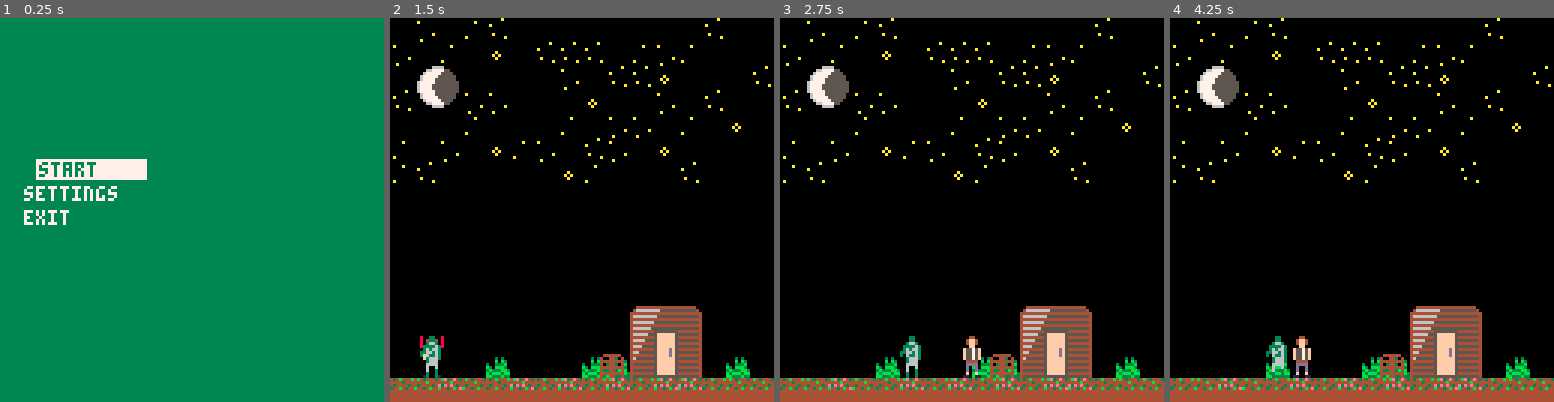
Above: before the commit, frames 1-4 (left to right).
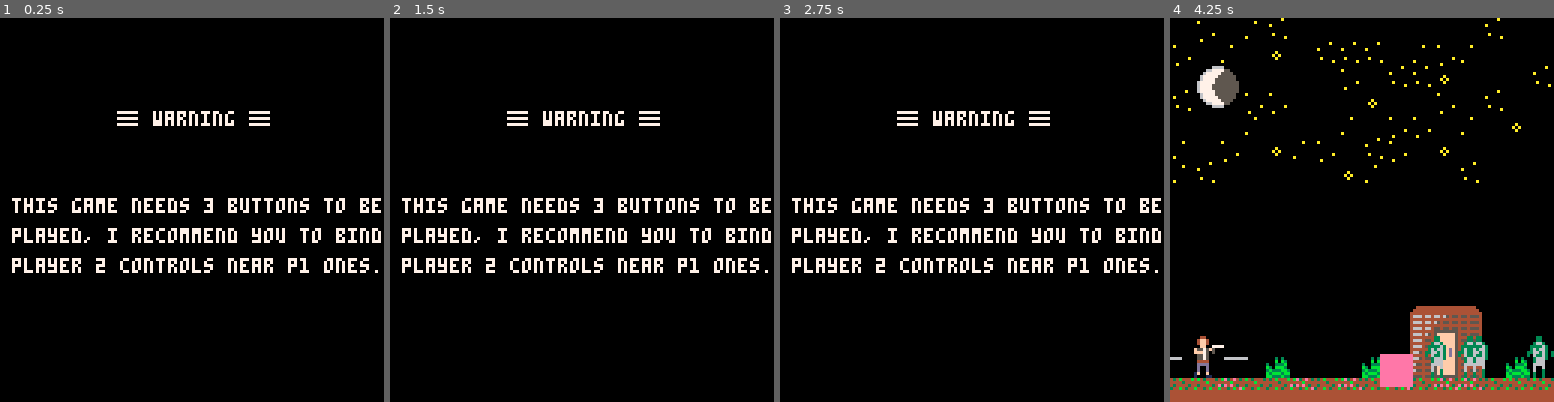
Above: after the commit, the same moments.

Repository: thomasbarrepitous/prototype_twd_pico8
Game: PICO-8 cartridge prototype_game.p8
Two runs of this game, one before a commit and one after it. Both use one fixed random seed, a clock stepped at 60 frames per second and the inputs below.
Inputs:
- Up to frame 1 (0.25 s): no input
- Up to frame 2 (1.5 s): tap X (X key) at 0.33, 1.07 s; tap O (Z key) at 0.7 s
- Up to frame 3 (2.75 s): hold Right 1.6-2.1 s; tap O (Z key) at 1.7, 2.1, 2.5 s; tap X (X key) at 1.85 s; hold Up 2.15-2.42 s; hold Right from 2.47 s (still down)
- Up to frame 4 (4.25 s): tap O (Z key) every 0.4 s from 2.9 to 4.1 s; tap X (X key) at 2.97, 4.08 s; release Right at 3.03 s; hold Left 3.08-3.58 s; hold Down 3.63-3.97 s; hold Right from 4.02 s (still down)

The runs differ from the first frame. In frame 1, 100% of the frame differs, in the area x 0-100%, y 0-100%; in frame 2, 18%; in frame 3, 18%; in frame 4, 3.4%.

Commit message:
Added : - A warning screen when you run the game, - New maps, - Zombies now spawn when you make too much noises, - There is minimum 5 zombies in each map, - YOu can have multiples Obstacles. Bugfixes : - Zombies no longer have a collective HP, ... too tired to continue

Diff:
--- a/prototype_game.p8
+++ b/prototype_game.p8
@@ -5,15 +5,22 @@
 screen_x = 128
 screen_y = 128
 
+-- timer
+last = 0
+now = 0
+
 -- 0 = menu
 -- 1 = game
 -- 2 = game over
+-- 4 = warning
 game_state = 0
 
 -- in game variables
 max_y = 112
 x = 10  y = 112
 gravity = 0.9
+--in order to not spawn too many
+z_number = 0
 
 animation_speed = 3
 shooting_speed = 7
@@ -50,7 +57,7 @@
 return a
 end
 
-function make_zombie(x,y)
+function make_zombie(x,y,speed)
 	local z={}
 	z.x = x
 	z.y = y
@@ -58,8 +65,10 @@
 	z.w = 8
 	z.spr = 33
 	z.accel = 0
-	z.hp = 10
+	z.speed = speed
+	z.hp = 15
 	z.hurt = false
+	z.blocked = false
 
 	add(zombie,z)
 
@@ -67,12 +76,13 @@
 end
 
 function make_obstacle(x,y)
- o={}
+ local o={}
 	o.x = x
 	o.y = y
 	o.w = 10
 	o.h = 10
 	o.spr = 64
+	o.hp = 100
 
 	add(obstacle,o)
 
@@ -146,17 +156,23 @@
   	end
   end
 	 if (btn(0)) then
-   if not player_obstacle_collision(-2.5,0) then
+   if not player_obstacle_collision(-2.5,0) and not (game_map==1 and a.x<5) then
 	  	a.x=a.x-2.5
 	  	a.d_left = true
-	  	a.noise+=5
+	  	if a.noise < 100 then
+	  		a.noise+=3
+	  	end
 	  end
 	 end
 	 if (btn(1)) then
 	  if not player_obstacle_collision(2.5,0) then
 	   a.x=a.x+2.5
 	   a.d_right = true
-	   a.noise+=5
+	   if a.noise < 98 then
+	   	a.noise+=3
+	   else
+	   	a.noise = 100
+	   end
 	  end
 	 end
 	 if (btn(2)) then
@@ -168,18 +184,32 @@
 	 	 	 end
 	 	 	end
 	 	  jump=true
-	 	  a.noise+=15
+	 	  if a.noise<86 then
+	 	 	 a.noise+=15
+	 	  else
+	 	  	a.noise = 100
+	 	  end
 	 	end
 	 end
 
 	 --shoot
 	 if (btn(4)) then
 		if(a.frame%shooting_speed==0) then
+			if a.noise<96 then
+	 	 a.noise+=5
+	 	 else
+	 	 a.noise = 100
+	 	end
 	 	shoot_left()
 		end
 	 end
 	 if(btn(5)) then
 		if(a.frame%shooting_speed==0) then
+			if a.noise<96 then
+	 	 a.noise+=5
+	 	 else
+	 	 a.noise = 100
+	 	end
 	 	shoot_right()
 		end
 	 end
@@ -235,7 +265,6 @@
 	a.hurt = false
 	accel_zombie()
 	for z in all(zombie) do
-		z.hurt = bullet_zombie_collision(0,0)
 		if z.hurt then
 			z.hp-=1
 		end
@@ -244,16 +273,15 @@
 			del(zombie,z)
 		end
 
-		if not zombie_obstacle_collision() then
-			if z.x < a.x then
-				z.x+=z.accel
-			elseif z.x > a.x then
-				z.x-=z.accel
-			elseif player_zombie_collision() then
-				a.hurt = true
-				a.hp-=1
-			end
-		end
+		if z.x < a.x-1 and zombie_obstacle_collision(z.accel*z.speed,0) then
+			z.x+=z.accel*z.speed
+		elseif z.x > a.x+1 and zombie_obstacle_collision(-z.accel*z.speed,0) then
+			z.x-=z.accel*z.speed
+		elseif player_zombie_collision() then
+			a.hurt = true
+			a.hp-=1
+		end
+
 	end
 end
 
@@ -271,10 +299,12 @@
 end
 
 function player_obstacle_collision(dist_x,dist_y)
-	for a_x=a.x,a.x+a.w do
-		for a_y=a.y-a.h,a.y+a.h do
-			if solid(a_x+dist_x,a_y+dist_y,a.w,a.h,o.x,o.y,o.w,o.h) then
-				return true
+	for o in all(obstacle) do
+		for a_x=a.x,a.x+a.w do
+			for a_y=a.y-a.h,a.y+a.h do
+				if solid(a_x+dist_x,a_y+dist_y,a.w,a.h,o.x,o.y,o.w,o.h) then
+					return true
+				end
 			end
 		end
 	end
@@ -300,13 +330,13 @@
 			for z_x=z.x,z.x+z.w do
 				for z_y=z.y-z.h,z.y+z.h do
 					if solid(z_x+dist_x,z_y+dist_y,z.w,z.h,o.x,o.y,o.w,o.h) then
+						z.blocked = true
 						return true
 					end
 				end
 			end
 		end
 	end
-
 	return false
 end
 
@@ -331,7 +361,9 @@
 			for b_x=b.x,b.x+b.w do
 				for b_y=b.y,b.y+b.h do
 					if solid(b_x,b_y,b.w,b.h,z.x,z.y-z.h,z.w,2*z.h) then
-						return true
+						del(bullet,b)
+						z.hurt = true
+					return true
 					end
 				end
 			end
@@ -412,7 +444,11 @@
 			spr(24,a.x,a.y-6)
 		end
 
-	 a.frame+=1
+		if a.frame==2147483646 then
+	 	a.frame = 0
+	 end
+
+		a.frame+=1
 end
 
 function draw_bullet()
@@ -426,6 +462,7 @@
 		if z.hurt then
 			spr(35,z.x,z.y)
 			spr(36,z.x,z.y-6)
+			z.hurt = false
 		else
 			spr(33,z.x,z.y)
 			spr(34,z.x,z.y-6)
@@ -434,7 +471,9 @@
 end
 
 function draw_obstacles()
-	spr(64,o.x,o.y)
+	for o in all(obstacle) do
+		spr(64,o.x,o.y)
+	end
 end
 
 function draw_game()
@@ -448,6 +487,8 @@
 		map(34,0,0,64,16,8)
  	map(17,0,0,0,16,8)
 	elseif game_map == 3 then
+		map(51,0,0,64,16,8)
+ 	map(17,0,0,0,16,8)
 	elseif game_map == 4 then
 	elseif game_map == 5 then
 	elseif game_map == 6 then
@@ -468,7 +509,19 @@
 end
 
 function draw_gameover()
-
+	print("game over",32,60,2)
+	print("press 🅾️ or ❎ to continu",29,75,2)
+end
+
+function draw_warning()
+ now = time()
+ print("▤ warning ▤",39,31,7)
+	print("this game needs 3 buttons to be",4,60,7)
+	print("played, i recommend you to bind",4,70,7)
+	print("player 2 controls near p1 ones.",4,80,7)
+	if (now - last)>3 then
+		print("press 🅾️ or ❎ to continue",12,100,time()%2+5)
+	end
 end
 
 function _draw()
@@ -479,6 +532,8 @@
 		draw_game()
 	elseif game_state == 2 then
 		draw_gameover()
+	elseif game_state == 4 then
+		draw_warning()
 	end
 
 		-- hitboxes
@@ -492,9 +547,9 @@
 		-- end
 
 		-- obstacles
-		-- for o in all(obstacle) do
-		-- rectfill(o.x,o.y,o.x+o.w,o.y+o.h,14)
-		-- end
+		for o in all(obstacle) do
+		rectfill(o.x,o.y,o.x+o.w,o.y+o.h,14)
+	 end
 end
 
 -- menu function
@@ -538,14 +593,14 @@
    oy=rnd(112)+8
  end
  pal(7,col1)
- spr(1,ox,oy) spr(2,ox+8,oy)
- spr(17,ox,oy+8) spr(18,ox+8,oy+8)
+ spr(193,ox,oy) spr(194,ox+8,oy)
+ spr(209,ox,oy+8) spr(210,ox+8,oy+8)
  pal()
 end
 
 function init_settings()
  m.sel=1
- m.options={"palette","controls","octopus","exit"}
+ m.options={"palette","moon","exit"}
  m.amt=0
  for i in all(m.options) do
   m.amt+=1
@@ -559,7 +614,7 @@
  menu_timer>1 then
   if m.options[m.sel]=="palette" then
    change_palette()
-  elseif m.options[m.sel]=="octopus" then
+  elseif m.options[m.sel]=="moon" then
    octopus=not octopus
    ox=rnd(112)+8
    oy=rnd(112)+8
@@ -568,6 +623,10 @@
   	init_menu()
   end
  end
+end
+
+function warning_init()
+	last = time()
 end
 
 function init_menu()
@@ -596,11 +655,31 @@
 
 function gameinit()
 	map()
+	game_state = 1
+	game_map = 1
+	game_map_init()
 	player = make_actor(x,y)
-	make_zombie(x,y)
-	obstacle = make_obstacle(70,112)
-	interaction = make_interaction(89,105,6,14)
-	game_state = 1
+end
+
+function game_map_init()
+
+		for i=1,5 do
+			make_zombie(rnd(screen_x-10)+10,112,rnd(100)*0.01)
+			z_number+=1
+		end
+
+		if game_map == 1 then
+
+		make_obstacle(70,112)
+
+		interaction = make_interaction(89,105,6,14)
+	elseif game_map == 2 then
+
+	elseif game_map == 3 then
+
+	elseif game_map == 4 then
+
+	end
 end
 
 function gameoverinit()
@@ -609,8 +688,26 @@
 
 function _init()
 	menuinit()
-	game_state=0
+	game_state=4
 	game_map=1
+end
+
+function clear_everything()
+	for b in all(bullet) do
+		del(bullet,b)
+	end
+	for z in all(zombie) do
+		del(zombie,z)
+	end
+	for o in all(obstacle) do
+		del(obstacle,o)
+	end
+end
+
+function update_warning()
+	if (btn(4) or btn(5) or btn(10) or btn(11)) and (now-last)>3 then
+		game_state = 0
+	end
 end
 
 function update_menu()
@@ -634,14 +731,72 @@
  menu_timer+=1
 end
 
+-- function to chech if x is in
+-- an obstacle
+function is_not_in_obstacle(x)
+	for o in all(obstacle) do
+		if x>o.x and x<o.x+o.w then
+			return true
+		end
+	end
+	return false
+end
+
 function update_game()
+	if a.noise > 1 then
+		a.noise -=1
+	else
+		a.noise = 0
+	end
+
+	if a.noise < 0 then
+		a.noise = 0
+	end
+
+	if a.noise > 100 then
+		a.noise = 100
+	end
+
+	if a.hp == 0 then
+		clear_everything()
+		game_state = 2
+	end
+
+	if a.noise == 100 and z_number < 15 then
+
+		repeat
+		z_x = rnd(screen_x-10)+10
+		until is_not_in_obstacle(z_x)
+
+		make_zombie(z_x,112,rnd(100)*0.01)
+		z_number+=1
+	end
+
+	if a.x <= 0 then
+		game_map-=1
+		a.x = screen_x-5
+		a.noise = 0
+		clear_everything()
+		game_map_init()
+	end
+
+	if a.x+3 >= screen_x then
+		game_map+=1
+		a.x = 3
+		a.noise = 0
+		clear_everything()
+		game_map_init()
+	end
+
 	control_player()
 	bullet_moving()
 	zombie_moving()
 end
 
 function update_gameover()
-
+	if btn(4) or btn(5) then
+		game_state = 0
+	end
 end
 
 function _update()
@@ -651,6 +806,8 @@
 		update_game()
 	elseif game_state == 2 then
 		update_gameover()
+	elseif game_state == 4 then
+		update_warning()
 	end
 end
 
@@ -781,22 +938,22 @@
 
 
 __gff__
-00000000000000000000000000000000000000000000000000000000000000000000000000000000000000000000000000000000000000000000000000000000ff000000000000000000000000000000000000000000000000000000000000000000000000000000000000000000000000000000000000000000000000000000
+00000000000000000000000000000000000000000000000000000000000000000000000000000000000000000000000000000000000000000000000000000000ff000000000000000000000000000000030000000000000000000000000000000000000000000000000000000000000000000000000000000000000000000000
 0000000000000000000000000000000000000000000000000000000000000000000000000000000000000000000000000000000000000000000000000000000000000000000000000000000000000000000000000000000000000000000000000000000000000000000000000000000000000000000000000000000000000000
 __map__
-00000000090909090909090909000000ed00c400c5c60000000000000000c60000ed00000000000000000000000000000000000000000000000000000000000000000000000000000000000000000000000000000000000000000000000000000000000000000000000000000000000000000000000000000000000000000000
-000000006a6600000000660000000009edc400c500c300c6c6c600c5c4c5000000ed00000000000000000000000000000000000000000000000000000000000000000000000000000000000000000000000000000000000000000000000000000000000000000000000000000000000000000000000000000000000000000000
-76007879000000000000767700000009ed78c1c20000c7c7c4c7c6c6c30000c7c6ed00000000000000000000000000000000000000000000000000000000000000000000000000000000000000000000000000000000000000000000000000000000000000000000000000000000000000000000000000000000000000000000
-090000005a000000005a000000000000edc6d1d2c4c4c7c7c7c3c700c400c60000ed00000000000000000000000000000000000000000000000000000000000000000000000000000000000000000000000000000000000000000000000000000000000000000000000000000000000000000000000000000000000000000000
-660000006a660000006a474849000000ed00006ac5c7c7c7c5c7c4c400c500c300ed00000000000000000000000000000000000000000000000000000000000000000000000000000000000000000000000000000000000000000000000000000000000000000000000000000000000000000000000000000000000000000000
-000078797a760000797a575859000000edc500c400c3c5c4c7c6c400c300000000ed00000000000000000000000000000000000000000000000000000000000000000000000000000000000000000000000000000000000000000000000000000000000000000000000000000000000000000000000000000000000000000000
-00000000437e00004353676869004300edc5c6000000c700c3c5c70000c6000000ed00000000000000000000000000000000000000000000000000000000000000000000000000000000000000000000000000000000000000000000000000000000000000000000000000000000000000000000000000000000000000000000
-44546454446444644464446464445454ed00000000000000000000000000000000ed00000000000000000000000000000000000000000000000000000000000000000000000000000000000000000000000000000000000000000000000000000000000000000000000000000000000000000000000000000000000000000000
-ddddddddddddddddddddddddddddddddfdddddddddddddddddddddddddddddddddfd00000000000000000000000000000000000000000000000000000000000000000000000000000000000000000000000000000000000000000000000000000000000000000000000000000000000000000000000000000000000000000000
-0000000000000000000000000000000000000000000000000000000000000000000000000000000000000000000000000000000000000000000000000000000000000000000000000000000000000000000000000000000000000000000000000000000000000000000000000000000000000000000000000000000000000000
-000000000000000000000000000000007b7c7d00000000000000000000000000000000000000000000000000000000000000000000000000000000000000000000000000000000000000000000000000000000000000000000000000000000000000000000000000000000000000000000000000000000000000000000000000
-0000007900000000000000777879004a4b4c4d00000000000000000000000000000000000000000000000000000000000000000000000000000000000000000000000000000000000000000000000000000000000000000000000000000000000000000000000000000000000000000000000000000000000000000000000000
-000000000000000000000000000000000000005a000000000000000000000000000000000000000000000000000000000000000000000000000000000000000000000000000000000000000000000000000000000000000000000000000000000000000000000000000000000000000000000000000000000000000000000000
+00000000090909090909090909000000ed00c400c5c60000000000000000c60000ed5e5e5e5e5e5e5e5e5e5e5e5e5e5e5e5eec00000000000000000000000000000000ed000000000000000000000000000000000000000000000000000000000000000000000000000000000000000000000000000000000000000000000000
+0000005f5f6600000000660000000009edc400c500c300c6c6c600c5c4c5000000ed000000000000004e4e4e4e4e00000000ec00000000000000000000000000000000ed000000000000000000000000000000000000000000000000000000000000000000000000000000000000000000000000000000000000000000000000
+76005f795f0000000000767700000009ed78c1c20000c7c7c4c7c6c6c30000c7c6ed00005e000000000000004e4e00000000ec00000000000000000000000000000000ed000000000000000000000000000000000000000000000000000000000000000000000000000000000000000000000000000000000000000000000000
+090000005f000000005f000000000000edc6d1d2c4c4c7c7c7c3c700c400c60000ed00005e5e000000000000004e00000000ed00000000000000005050505050000000ed000000000000000000000000000000000000000000000000000000000000000000000000000000000000000000000000000000000000000000000000
+660000005f6600005f5f474849000000ed00005fc5c7c7c7c5c7c4c400c500c300ed00005e00000000000000000000000000ed00000000000000500000000000000000ed000000000000000000000000000000000000000000000000000000000000000000000000000000000000000000000000000000000000000000000000
+000078795f760000795f575859000000edc500c400c3c5c4c7c6c400c300000000ed00000000000000005e5e5e5e6e006e00ed00000000000000000000000000000000ed000000000000000000000000000000000000000000000000000000000000000000000000000000000000000000000000000000000000000000000000
+00000000437e00004353676869004300edc5c6000000c700c3c5c70000c6000000ed000000534353435e1a1a1a5e53534300ed00000000000000000000000000000000ed000000000000000000000000000000000000000000000000000000000000000000000000000000000000000000000000000000000000000000000000
+44546454446444644464446464445454ed00000000000000000000000000000000ed44644454646444446464444464446444ed44644464645444446454644464646444ed000000000000000000000000000000000000000000000000000000000000000000000000000000000000000000000000000000000000000000000000
+ddddddddddddddddddddddddddddddddfdddddddddddddddddddddddddddddddddfdddddddddddddddddddddddddddddddddfdddddddddddddddddddddddddddddddddfe000000000000000000000000000000000000000000000000000000000000000000000000000000000000000000000000000000000000000000000000
+00000000000000000000000000000000005e5e00000000000000000000000000000000000000000000000000000000000000000000000000000000000000000000000000000000000000000000000000000000000000000000000000000000000000000000000000000000000000000000000000000000000000000000000000
+0000000000000000000000000000005e5e5e5e00000000000000000000000000000000000000000000000000000000000000000000000000000000000000000000000000000000000000000000000000000000000000000000000000000000000000000000000000000000000000000000000000000000000000000000000000
+000000790000000000000077785e5e5e5e5e5e5e5e0000000000000000000000000000000000000000000000000000000000000000000000000000000000000000000000000000000000000000000000000000000000000000000000000000000000000000000000000000000000000000000000000000000000000000000000
+0000000000000000000000000000005e5e5e005e5e5e00000000000000000000000000000000000000000000000000000000000000000000000000000000000000000000000000000000000000000000000000000000000000000000000000000000000000000000000000000000000000000000000000000000000000000000
 6600000000000000006a000000006a000000006a000000000000000000000000000000000000000000000000000000000000000000000000000000000000000000000000000000000000000000000000000000000000000000000000000000000000000000000000000000000000000000000000000000000000000000000000
 760000797a0000000000000000797a760000007a000000000000000000000000000000000000000000000000000000000000000000000000000000000000000000000000000000000000000000000000000000000000000000000000000000000000000000000000000000000000000000000000000000000000000000000000
 000000005a0000000000000000005a000000005a000000000000000000000000000000000000000000000000000000000000000000000000000000000000000000000000000000000000000000000000000000000000000000000000000000000000000000000000000000000000000000000000000000000000000000000000
Not shown, changed: 17 lines of the sprite sheet (__gfx__) section of prototype_game.p8
Not shown, changed: README.md
